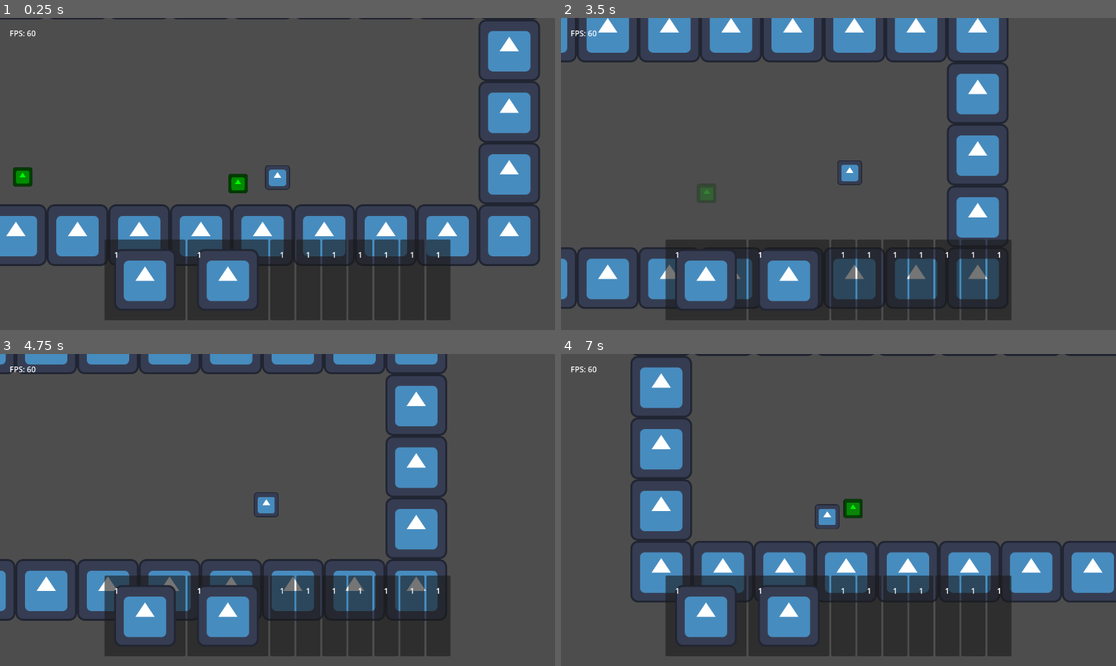
Above: before the commit, frames 1-4 (two rows, left to right).
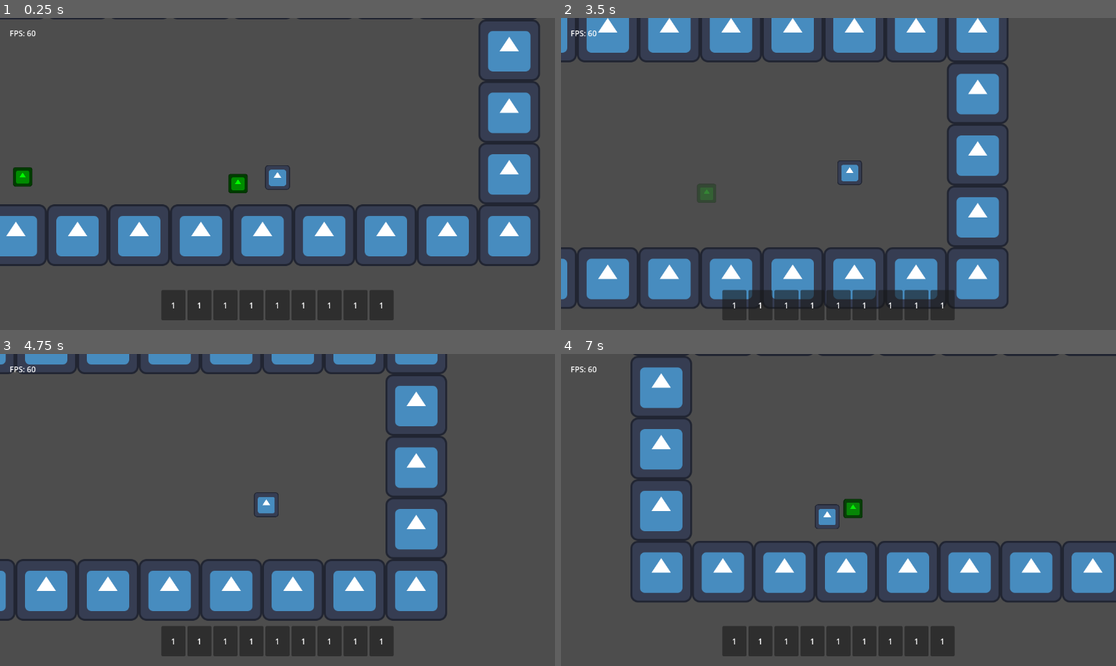
Above: after the commit, the same moments.

Repository: TheHumanMRP/RPG-Life-Tracker
Game: Godot game, scene res://Folders/Systems/Main/Scenes/main_scene.tscn
The game is run twice, just before and just after one commit, with the same random seed, the same clock (stepped at 60 frames per second) and the same inputs. The engine's default icon, where the game draws it, is replaced by a stand-in: a white triangle on a blue panel in a dark square.
Inputs:
- Up to frame 1 (0.25 s): no input
- Up to frame 2 (3.5 s): hold D (move_right) 0.53-2.03 s; tap Space (jump) at 0.77, 1.52, 3.02 s; hold A (move_left) 2.03-2.78 s; hold D (move_right) from 2.78 s (still down)
- Up to frame 3 (4.75 s): tap Space (jump) at 3.77, 4.52 s; release D (move_right) at 4.28 s; hold A (move_left) from 4.28 s (still down)
- Up to frame 4 (7 s): release A (move_left) at 5.03 s; hold D (move_right) 5.03-5.78 s; hold A (move_left) from 5.78 s (still down); tap Space (jump) at 6.02, 6.77 s

The runs differ from the first frame. In frame 1, 11% of the frame differs, in the area x 18-82%, y 71-97%; in frame 2, 9.9%; in frame 3, 11%; in frame 4, 11%.

Commit message:
Auto commit at 2026-06-30 18:37:54

Diff:
--- a/Folders/Systems/Inventory_System/Scripts/inventory_hot_bar.gd
+++ b/Folders/Systems/Inventory_System/Scripts/inventory_hot_bar.gd
@@ -1,61 +1,38 @@
 extends Control
 
-## Controls and manages the inventory hotbar UI.
-##
-## This script is responsible for:
-## - Creating the correct number of inventory slot UI elements.
-## - Listening for inventory update signals.
-## - Synchronizing each UI slot with the corresponding inventory item.
+# Handles the inventory hotbar UI.
 
 @onready var h_box_container: HBoxContainer = $%Hot_Bar
 
-## Total number of inventory slots to create.
 var number_of_inventory_slots: int = Global.number_of_inventory_slots
 
 
-## Initializes the hotbar.
-##
-## Creates the inventory slot UI and connects signals so the UI stays
-## synchronized whenever the inventory changes.
 func _ready() -> void:
 	recreate_inventory_slots()
+
 	SignalBus.refresh_ui.connect(set_inventory_slot_items)
 	SignalBus.inventory_changed.connect(set_inventory_slot_items)
 
 
-## Recreates every inventory slot in the hotbar.
-##
-## Existing slot nodes are removed before new ones are instantiated to
-## ensure the UI matches the current configured inventory size.
 func recreate_inventory_slots() -> void:
-	# Clear the existing inventory slots.
+	# Remove old slots before recreating them.
 	for child in h_box_container.get_children():
 		child.queue_free()
 
-	var id: int = 0
+	var packed_inventory_slot: PackedScene = load("res://Folders/Systems/Inventory_System/Scenes/inventory_slot.tscn")
 
-	# Create and add each inventory slot.
-	for i in range(number_of_inventory_slots):
-		var packed_inveotory_slot: PackedScene = load("res://Folders/Systems/Inventory_System/Scenes/inventory_slot.tscn")
-		var inventory_slot: InventorySlot = packed_inveotory_slot.instantiate()
-
-		# Assign the slot's inventory index.
+	for id in range(number_of_inventory_slots):
+		var inventory_slot: InventorySlot = packed_inventory_slot.instantiate()
 		inventory_slot.id = id
-
-		id += 1
 
 		h_box_container.add_child(inventory_slot)
 
 
-## Updates each inventory slot with its corresponding item.
-##
-## Iterates through every UI slot, retrieves the matching inventory entry,
-## and assigns the item to the slot if one exists.
 func set_inventory_slot_items() -> void:
 	var inventory: Array[ItemEntry] = Global.get_inventory()
-
 	var inventory_slots: Array = h_box_container.get_children()
 
+	# Debug output.
 	for item in inventory:
 		print(
 			item,
@@ -66,15 +43,10 @@
 	for slot in inventory_slots:
 		var id: int = slot.id
 
-		# Prevent out-of-bounds inventory access.
-		if not (id >= 0 and id < inventory.size()):
+		# Skip invalid or empty inventory slots.
+		if id < 0 or id >= inventory.size():
 			continue
-
-		# Skip empty inventory slots.
 		if inventory[id] == null:
 			continue
 
-		var new_item: ItemEntry = inventory[id]
-
-		# Display the item in the UI slot.
-		slot.item = new_item
+		slot.item = inventory[id]
--- a/Folders/Systems/Inventory_System/Scripts/inventory_logic.gd
+++ b/Folders/Systems/Inventory_System/Scripts/inventory_logic.gd
@@ -24,10 +24,9 @@
 	testing_inventory()
 
 func testing_inventory() -> void:
-	clear_inventory()
-	for i in range(2):
-		add_test_sword()
-
+	# clear_inventory()
+	# for i in range(2):
+	# 	add_test_sword()
 	pass
 
 func setup_hotbar_slots() -> void:
